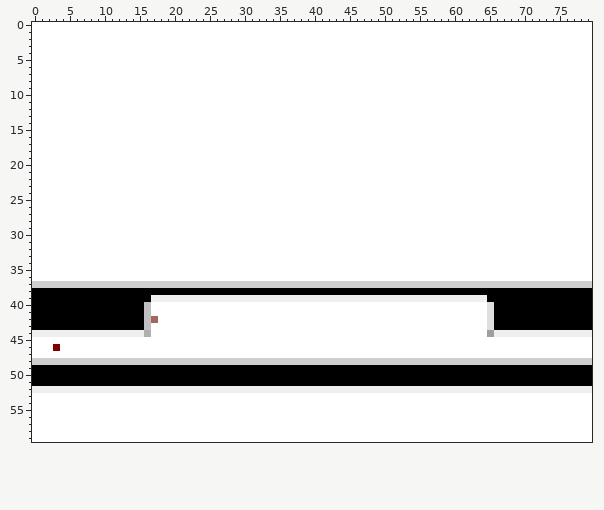
File history of a sprite sheet, source/level_data/layouts/level6/layer2.png. Above, as it was before the edit.
The file is 80x60 pixels.
Once edited:
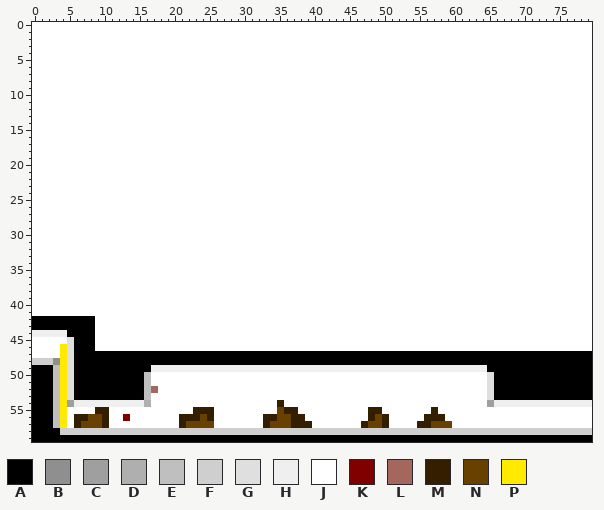
Palette (. is transparent): A #000000  B #8f8f8f  C #9f9f9f  D #afafaf  E #bfbfbf  F #cfcfcf  G #dfdfdf  H #efefef  J #ffffff  K #800000  L #a3675e  M #331f00  N #684000  P #ffea00
What changed:
@@ x 0..79 @@
 36 JJJJJJJJJJJJJJJJJJJJJJJJJJJJJJJJJJJJJJJJJJJJJJJJJJJJJJJJJJJJJJJJJJJJJJJJJJJJJJJJ
-37 FFFFFFFFFFFFFFFFFFFFFFFFFFFFFFFFFFFFFFFFFFFFFFFFFFFFFFFFFFFFFFFFFFFFFFFFFFFFFFFF
-38 AAAAAAAAAAAAAAAAAAAAAAAAAAAAAAAAAAAAAAAAAAAAAAAAAAAAAAAAAAAAAAAAAAAAAAAAAAAAAAAA
-39 AAAAAAAAAAAAAAAAAHHHHHHHHHHHHHHHHHHHHHHHHHHHHHHHHHHHHHHHHHHHHHHHHAAAAAAAAAAAAAAA
-40 AAAAAAAAAAAAAAAAEJJJJJJJJJJJJJJJJJJJJJJJJJJJJJJJJJJJJJJJJJJJJJJJJGAAAAAAAAAAAAAA
-41 AAAAAAAAAAAAAAAAEJJJJJJJJJJJJJJJJJJJJJJJJJJJJJJJJJJJJJJJJJJJJJJJJGAAAAAAAAAAAAAA
-42 AAAAAAAAAAAAAAAAELJJJJJJJJJJJJJJJJJJJJJJJJJJJJJJJJJJJJJJJJJJJJJJJGAAAAAAAAAAAAAA
-43 AAAAAAAAAAAAAAAAEJJJJJJJJJJJJJJJJJJJJJJJJJJJJJJJJJJJJJJJJJJJJJJJJGAAAAAAAAAAAAAA
-44 HHHHHHHHHHHHHHHHDJJJJJJJJJJJJJJJJJJJJJJJJJJJJJJJJJJJJJJJJJJJJJJJJCHHHHHHHHHHHHHH
-45 JJJJJJJJJJJJJJJJJJJJJJJJJJJJJJJJJJJJJJJJJJJJJJJJJJJJJJJJJJJJJJJJJJJJJJJJJJJJJJJJ
-46 JJJKJJJJJJJJJJJJJJJJJJJJJJJJJJJJJJJJJJJJJJJJJJJJJJJJJJJJJJJJJJJJJJJJJJJJJJJJJJJJ
-47 JJJJJJJJJJJJJJJJJJJJJJJJJJJJJJJJJJJJJJJJJJJJJJJJJJJJJJJJJJJJJJJJJJJJJJJJJJJJJJJJ
-48 FFFFFFFFFFFFFFFFFFFFFFFFFFFFFFFFFFFFFFFFFFFFFFFFFFFFFFFFFFFFFFFFFFFFFFFFFFFFFFFF
-49 AAAAAAAAAAAAAAAAAAAAAAAAAAAAAAAAAAAAAAAAAAAAAAAAAAAAAAAAAAAAAAAAAAAAAAAAAAAAAAAA
-50 AAAAAAAAAAAAAAAAAAAAAAAAAAAAAAAAAAAAAAAAAAAAAAAAAAAAAAAAAAAAAAAAAAAAAAAAAAAAAAAA
-51 AAAAAAAAAAAAAAAAAAAAAAAAAAAAAAAAAAAAAAAAAAAAAAAAAAAAAAAAAAAAAAAAAAAAAAAAAAAAAAAA
-52 HHHHHHHHHHHHHHHHHHHHHHHHHHHHHHHHHHHHHHHHHHHHHHHHHHHHHHHHHHHHHHHHHHHHHHHHHHHHHHHH
-53 JJJJJJJJJJJJJJJJJJJJJJJJJJJJJJJJJJJJJJJJJJJJJJJJJJJJJJJJJJJJJJJJJJJJJJJJJJJJJJJJ
-54 JJJJJJJJJJJJJJJJJJJJJJJJJJJJJJJJJJJJJJJJJJJJJJJJJJJJJJJJJJJJJJJJJJJJJJJJJJJJJJJJ
-55 JJJJJJJJJJJJJJJJJJJJJJJJJJJJJJJJJJJJJJJJJJJJJJJJJJJJJJJJJJJJJJJJJJJJJJJJJJJJJJJJ
-56 JJJJJJJJJJJJJJJJJJJJJJJJJJJJJJJJJJJJJJJJJJJJJJJJJJJJJJJJJJJJJJJJJJJJJJJJJJJJJJJJ
-57 JJJJJJJJJJJJJJJJJJJJJJJJJJJJJJJJJJJJJJJJJJJJJJJJJJJJJJJJJJJJJJJJJJJJJJJJJJJJJJJJ
-58 JJJJJJJJJJJJJJJJJJJJJJJJJJJJJJJJJJJJJJJJJJJJJJJJJJJJJJJJJJJJJJJJJJJJJJJJJJJJJJJJ
-59 JJJJJJJJJJJJJJJJJJJJJJJJJJJJJJJJJJJJJJJJJJJJJJJJJJJJJJJJJJJJJJJJJJJJJJJJJJJJJJJJ
+37 JJJJJJJJJJJJJJJJJJJJJJJJJJJJJJJJJJJJJJJJJJJJJJJJJJJJJJJJJJJJJJJJJJJJJJJJJJJJJJJJ
+38 JJJJJJJJJJJJJJJJJJJJJJJJJJJJJJJJJJJJJJJJJJJJJJJJJJJJJJJJJJJJJJJJJJJJJJJJJJJJJJJJ
+39 JJJJJJJJJJJJJJJJJJJJJJJJJJJJJJJJJJJJJJJJJJJJJJJJJJJJJJJJJJJJJJJJJJJJJJJJJJJJJJJJ
+40 JJJJJJJJJJJJJJJJJJJJJJJJJJJJJJJJJJJJJJJJJJJJJJJJJJJJJJJJJJJJJJJJJJJJJJJJJJJJJJJJ
+41 JJJJJJJJJJJJJJJJJJJJJJJJJJJJJJJJJJJJJJJJJJJJJJJJJJJJJJJJJJJJJJJJJJJJJJJJJJJJJJJJ
+42 AAAAAAAAAJJJJJJJJJJJJJJJJJJJJJJJJJJJJJJJJJJJJJJJJJJJJJJJJJJJJJJJJJJJJJJJJJJJJJJJ
+43 AAAAAAAAAJJJJJJJJJJJJJJJJJJJJJJJJJJJJJJJJJJJJJJJJJJJJJJJJJJJJJJJJJJJJJJJJJJJJJJJ
+44 HHHHHAAAAJJJJJJJJJJJJJJJJJJJJJJJJJJJJJJJJJJJJJJJJJJJJJJJJJJJJJJJJJJJJJJJJJJJJJJJ
+45 JJJJJGAAAJJJJJJJJJJJJJJJJJJJJJJJJJJJJJJJJJJJJJJJJJJJJJJJJJJJJJJJJJJJJJJJJJJJJJJJ
+46 JJJJPGAAAJJJJJJJJJJJJJJJJJJJJJJJJJJJJJJJJJJJJJJJJJJJJJJJJJJJJJJJJJJJJJJJJJJJJJJJ
+47 JJJJPGAAAAAAAAAAAAAAAAAAAAAAAAAAAAAAAAAAAAAAAAAAAAAAAAAAAAAAAAAAAAAAAAAAAAAAAAAA
+48 FFFBPGAAAAAAAAAAAAAAAAAAAAAAAAAAAAAAAAAAAAAAAAAAAAAAAAAAAAAAAAAAAAAAAAAAAAAAAAAA
+49 AAAEPGAAAAAAAAAAAHHHHHHHHHHHHHHHHHHHHHHHHHHHHHHHHHHHHHHHHHHHHHHHHAAAAAAAAAAAAAAA
+50 AAAEPGAAAAAAAAAAEJJJJJJJJJJJJJJJJJJJJJJJJJJJJJJJJJJJJJJJJJJJJJJJJGAAAAAAAAAAAAAA
+51 AAAEPGAAAAAAAAAAEJJJJJJJJJJJJJJJJJJJJJJJJJJJJJJJJJJJJJJJJJJJJJJJJGAAAAAAAAAAAAAA
+52 AAAEPGAAAAAAAAAAELJJJJJJJJJJJJJJJJJJJJJJJJJJJJJJJJJJJJJJJJJJJJJJJGAAAAAAAAAAAAAA
+53 AAAEPGAAAAAAAAAAEJJJJJJJJJJJJJJJJJJJJJJJJJJJJJJJJJJJJJJJJJJJJJJJJGAAAAAAAAAAAAAA
+54 AAAEPCHHHHHHHHHHDJJJJJJJJJJJJJJJJJJMJJJJJJJJJJJJJJJJJJJJJJJJJJJJJCHHHHHHHHHHHHHH
+55 AAAEPJJJJMMJJJJJJJJJJJJMMMJJJJJJJJJNMMJJJJJJJJJJMMJJJJJJJMJJJJJJJJJJJJJJJJJJJJJJ
+56 AAAEPJMMNNMJJKJJJJJJJMMMNMJJJJJJJMMNNMMJJJJJJJJJMNMJJJJJMMMJJJJJJJJJJJJJJJJJJJJJ
+57 AAAEPJMNNNMJJJJJJJJJJMNNNNJJJJJJJMNNNMMMJJJJJJJMNNMJJJJMMNNNJJJJJJJJJJJJJJJJJJJJ
+58 AAAAFFFFFFFFFFFFFFFFFFFFFFFFFFFFFFFFFFFFFFFFFFFFFFFFFFFFFFFFFFFFFFFFFFFFFFFFFFFF
+59 AAAAAAAAAAAAAAAAAAAAAAAAAAAAAAAAAAAAAAAAAAAAAAAAAAAAAAAAAAAAAAAAAAAAAAAAAAAAAAAA
Where, in picture pixels (left, top, right, bottom), the same in both pictures:
changed: (32, 281, 592, 442)
